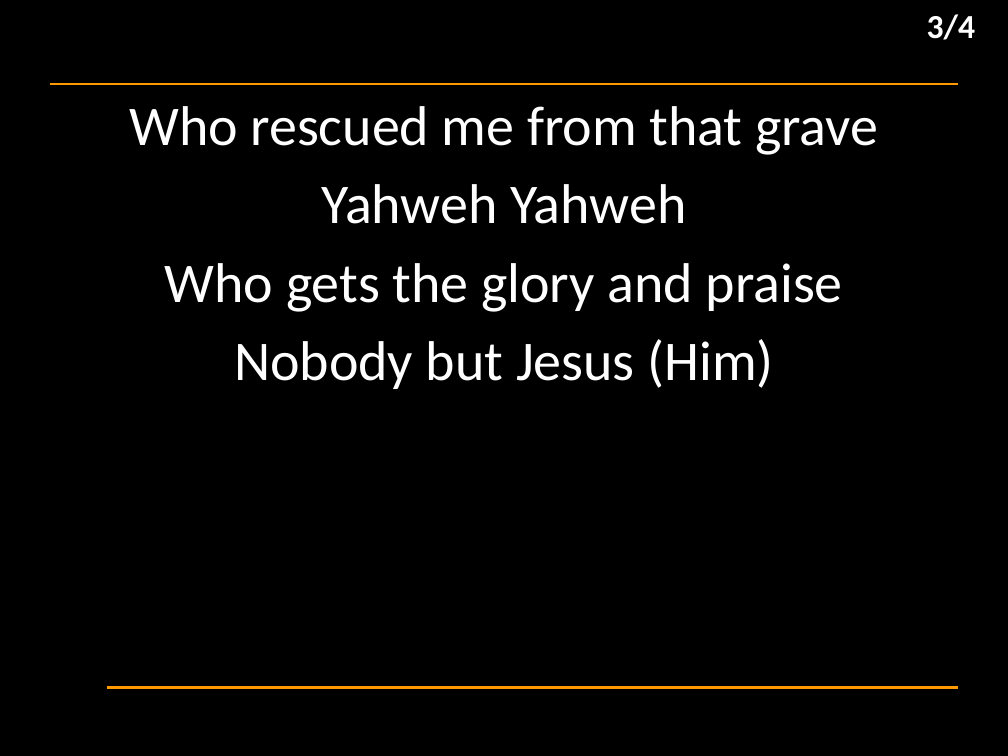
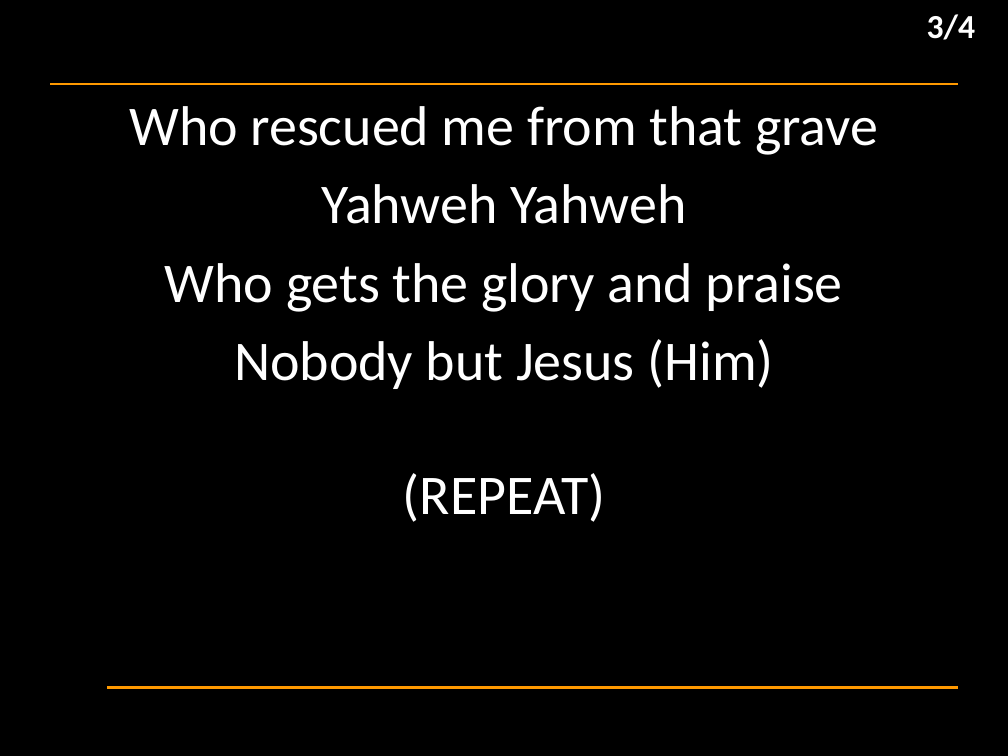
Before and after one commit to hoo-are-ya/worship, a slide deck: slide 14 of docs/songs_2024-11-24.pptx. Drawn at 1008x756 pixels with LibreOffice and Linux fonts; fonts in the diff are those of the drawing; background and template pictures are left out. Boxes give left, top, right and bottom in pixels: in the first picture for what was removed or moved away, otherwise in the second. Text is boxed around its words. In the diff, an @@ line names an element or a change of style, - is before the commit and + after.

```diff
--- a/docs/songs_2024-11-24.pptx
+++ b/docs/songs_2024-11-24.pptx
@@ subtitle at [234,339,773,522]: text changed @@
-Nobody but Jesus (Him)
+Nobody but Jesus (Him)
+(REPEAT)
```
Also in this commit, not shown: 5 other slides changed, 4 slides added, 4 slides removed, 1 other file.
